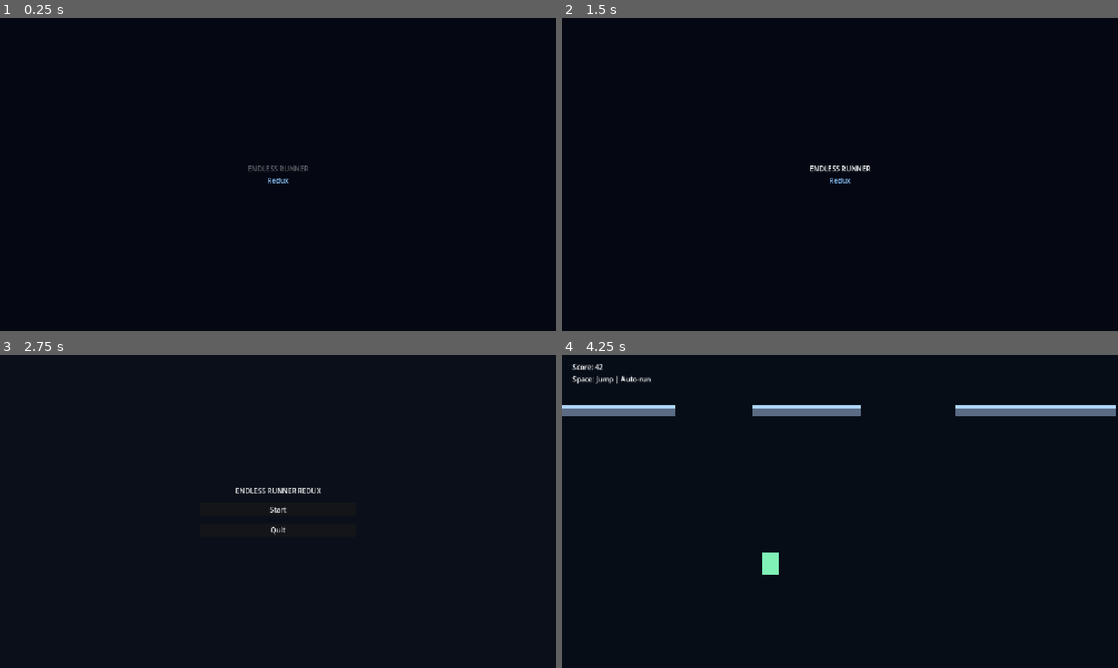
Above: before the commit, frames 1-4 (two rows, left to right).
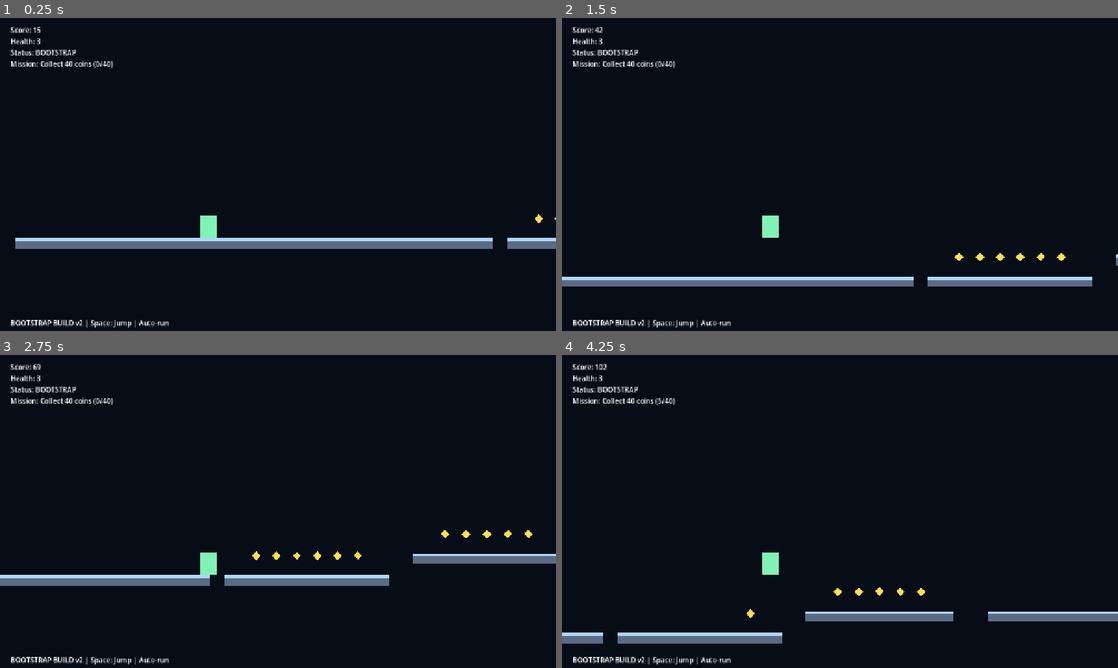
Above: after the commit, the same moments.

Repository: DKE-DEV-33/Endless-Runner-Redux
Game: Godot game, scene res://scenes/Main.tscn
Two runs of this game, one before a commit and one after it. Both use one fixed random seed, a clock stepped at 60 frames per second and the inputs below. Before the commit the project starts from res://scenes/Splash.tscn.
Inputs (mouse positions are in pixels of both pictures, inside the frame that each line leads up to):
- Up to frame 1 (0.25 s): no input
- Up to frame 2 (1.5 s): tap Space (jump) at 0.77 s
- Up to frame 3 (2.75 s): tap Space (jump) at 1.52 s
- Up to frame 4 (4.25 s): click (840, 508) at 2.75 s, where only the run before the commit has a clickable "Start"; tap Space (jump) at 3.77 s

The runs differ from the first frame. In frame 1, 4.7% of the frame differs, in the area x 1-100%, y 2-99%; in frame 2, 4.4%; in frame 3, 4.8%; in frame 4, 6.4%, in the area x 0-100%, y 2-99%.

Commit message:
Tune opening flow and add full gameplay HUD

Diff:
--- a/project.godot
+++ b/project.godot
@@ -15,7 +15,7 @@
 [application]
 
 config/name="Endless Runner Redux"
-run/main_scene="res://scenes/Splash.tscn"
+run/main_scene="res://scenes/Main.tscn"
 config/features=PackedStringArray("4.6")
 
 [display]
--- a/scenes/Main.tscn
+++ b/scenes/Main.tscn
@@ -36,9 +36,30 @@
 offset_bottom = 48.0
 text = "Score: 0"
 
+[node name="HealthLabel" type="Label" parent="CanvasLayer"]
+offset_left = 24.0
+offset_top = 42.0
+offset_right = 320.0
+offset_bottom = 70.0
+text = "Health: 3"
+
+[node name="StatusLabel" type="Label" parent="CanvasLayer"]
+offset_left = 24.0
+offset_top = 68.0
+offset_right = 720.0
+offset_bottom = 96.0
+text = "Status: BOOTSTRAP"
+
+[node name="MissionLabel" type="Label" parent="CanvasLayer"]
+offset_left = 24.0
+offset_top = 94.0
+offset_right = 820.0
+offset_bottom = 122.0
+text = "Mission: Collect 40 coins (0/40)"
+
 [node name="InfoLabel" type="Label" parent="CanvasLayer"]
 offset_left = 24.0
-offset_top = 44.0
+offset_top = 690.0
 offset_right = 800.0
-offset_bottom = 72.0
-text = "Space: Jump | Auto-run"
+offset_bottom = 718.0
+text = "BOOTSTRAP BUILD v2 | Space: Jump | Auto-run"
--- a/scripts/main.gd
+++ b/scripts/main.gd
@@ -1,23 +1,35 @@
 extends Node2D
 
-const FLOOR_Y := 448.0
-const PLATFORM_THICKNESS := 24.0
-const PLAYER_AHEAD_SPAWN := 1700.0
-const DESPAWN_BEHIND := 500.0
-
-const MIN_SEGMENT := 220.0
-const MAX_SEGMENT := 520.0
-const GAP_MIN := 120.0
-const GAP_MAX := 260.0
-
-const LANE_Y: Array[float] = [448.0, 360.0, 290.0, 230.0]
+const PLATFORM_THICKNESS: float = 24.0
+const PLAYER_AHEAD_SPAWN: float = 1650.0
+const DESPAWN_BEHIND: float = 500.0
+
+const MIN_SEGMENT: float = 230.0
+const MAX_SEGMENT: float = 440.0
+
+const START_PLATFORM_X: float = -260.0
+const START_PLATFORM_LENGTH: float = 1100.0
+const START_LANE: int = 0
+const BOOTSTRAP_RELEASE_OFFSET: float = 420.0
+
+const LANE_Y: Array[float] = [448.0, 398.0, 352.0, 308.0]
 
 @onready var player: CharacterBody2D = $Player
 @onready var score_label: Label = $CanvasLayer/ScoreLabel
-
-var rng := RandomNumberGenerator.new()
-var next_spawn_x := -200.0
-var score := 0
+@onready var health_label: Label = $CanvasLayer/HealthLabel
+@onready var status_label: Label = $CanvasLayer/StatusLabel
+@onready var mission_label: Label = $CanvasLayer/MissionLabel
+@onready var info_label: Label = $CanvasLayer/InfoLabel
+
+var rng: RandomNumberGenerator = RandomNumberGenerator.new()
+var next_spawn_x: float = -120.0
+var bootstrap_release_x: float = 0.0
+
+var score: int = 0
+var health: int = 3
+var mission_target: int = 40
+var mission_progress: int = 0
+var last_lane: int = START_LANE
 
 var platforms: Array[Node2D] = []
 var coins: Array[Area2D] = []
@@ -25,8 +37,14 @@
 
 func _ready() -> void:
 	rng.randomize()
-	for i in 8:
-		_spawn_segment(true)
+	player.global_position = Vector2(120.0, 408.0)
+	player.velocity = Vector2.ZERO
+	_build_static_opening()
+	score_label.text = "Score: 0"
+	health_label.text = "Health: %d" % health
+	status_label.text = "Status: BOOTSTRAP"
+	mission_label.text = "Mission: Collect %d coins (0/%d)" % [mission_target, mission_target]
+	info_label.text = "BOOTSTRAP BUILD v2 | Space: Jump | Auto-run"
 
 func _process(_delta: float) -> void:
 	if not is_instance_valid(player):
@@ -35,40 +53,68 @@
 	score = int(player.global_position.x / 12.0)
 	score_label.text = "Score: %d" % score
 
-	while next_spawn_x < player.global_position.x + PLAYER_AHEAD_SPAWN:
-		_spawn_segment(false)
+	if _bootstrap_active():
+		status_label.text = "Status: BOOTSTRAP"
+	else:
+		status_label.text = "Status: LIVE RUN"
+		while next_spawn_x < player.global_position.x + PLAYER_AHEAD_SPAWN:
+			_spawn_segment()
+
+	mission_label.text = "Mission: Collect %d coins (%d/%d)" % [mission_target, mission_progress, mission_target]
 
 	_cleanup_old()
 
 	if player.global_position.y > 900.0:
 		get_tree().change_scene_to_file("res://scenes/Menu.tscn")
 
-func _spawn_segment(is_intro: bool) -> void:
-	var segment_len: float = rng.randf_range(MIN_SEGMENT, MAX_SEGMENT)
-	var lane: int = 0 if is_intro else _pick_lane()
+func _build_static_opening() -> void:
+	var x: float = START_PLATFORM_X
+	x = _spawn_fixed_platform(x, START_LANE, START_PLATFORM_LENGTH, 32.0, false)
+	x = _spawn_fixed_platform(x, 0, 380.0, 54.0, true)
+	x = _spawn_fixed_platform(x, 1, 340.0, 80.0, true)
+	x = _spawn_fixed_platform(x, 1, 320.0, 88.0, false)
+	x = _spawn_fixed_platform(x, 2, 300.0, 84.0, true)
+	x = _spawn_fixed_platform(x, 1, 330.0, 96.0, true)
+	next_spawn_x = x
+	bootstrap_release_x = x - BOOTSTRAP_RELEASE_OFFSET
+	last_lane = 1
+
+func _spawn_fixed_platform(start_x: float, lane: int, width: float, gap_after: float, add_coins: bool) -> float:
 	var y: float = LANE_Y[lane]
-
-	var platform := _create_platform(next_spawn_x, y, segment_len)
+	var platform: StaticBody2D = _create_platform(start_x, y, width)
 	platforms.append(platform)
 	add_child(platform)
-
-	if not is_intro:
-		_place_coins(next_spawn_x, y, segment_len, lane)
-		_place_hazards(next_spawn_x, y, segment_len, lane)
-
-	next_spawn_x += segment_len + rng.randf_range(GAP_MIN, GAP_MAX)
+	if add_coins:
+		_place_coins(start_x, y, width, lane)
+	return start_x + width + gap_after
+
+func _spawn_segment() -> void:
+	var segment_len: float = rng.randf_range(MIN_SEGMENT, MAX_SEGMENT)
+	var lane: int = _pick_reachable_lane(last_lane)
+	var y: float = LANE_Y[lane]
+
+	var platform: StaticBody2D = _create_platform(next_spawn_x, y, segment_len)
+	platforms.append(platform)
+	add_child(platform)
+
+	_place_coins(next_spawn_x, y, segment_len, lane)
+	_place_hazards(next_spawn_x, y, segment_len, lane)
+
+	var gap: float = _safe_gap_for_transition(last_lane, lane)
+	next_spawn_x += segment_len + gap
+	last_lane = lane
 
 func _create_platform(x: float, y: float, width: float) -> StaticBody2D:
-	var body := StaticBody2D.new()
+	var body: StaticBody2D = StaticBody2D.new()
 	body.position = Vector2(x + width * 0.5, y)
 
-	var collision := CollisionShape2D.new()
-	var rect_shape := RectangleShape2D.new()
+	var collision: CollisionShape2D = CollisionShape2D.new()
+	var rect_shape: RectangleShape2D = RectangleShape2D.new()
 	rect_shape.size = Vector2(width, PLATFORM_THICKNESS)
 	collision.shape = rect_shape
 	body.add_child(collision)
 
-	var visual := Polygon2D.new()
+	var visual: Polygon2D = Polygon2D.new()
 	visual.polygon = PackedVector2Array([
 		Vector2(-width * 0.5, -PLATFORM_THICKNESS * 0.5),
 		Vector2(width * 0.5, -PLATFORM_THICKNESS * 0.5),
@@ -78,7 +124,7 @@
 	visual.color = Color(0.36, 0.42, 0.52)
 	body.add_child(visual)
 
-	var top_strip := Polygon2D.new()
+	var top_strip: Polygon2D = Polygon2D.new()
 	top_strip.polygon = PackedVector2Array([
 		Vector2(-width * 0.5, -PLATFORM_THICKNESS * 0.5),
 		Vector2(width * 0.5, -PLATFORM_THICKNESS * 0.5),
@@ -92,14 +138,14 @@
 
 func _place_coins(x: float, y: float, width: float, lane: int) -> void:
 	var count: int = 4 + int(width / 180.0)
-	var coin_y: float = y - 60.0
+	var coin_y: float = y - 56.0
 	if lane >= 2:
 		coin_y = y - 46.0
 
-	for i in count:
+	for i: int in count:
 		var t: float = float(i + 1) / float(count + 1)
 		var coin_x: float = lerpf(x + 26.0, x + width - 26.0, t)
-		var coin := _create_coin(Vector2(coin_x, coin_y))
+		var coin: Area2D = _create_coin(Vector2(coin_x, coin_y))
 		coins.append(coin)
 		add_child(coin)
 
@@ -107,28 +153,26 @@
 	if lane > 1:
 		return
 	var hazard_count: int = 1 if width < 340.0 else 2
-	for i in hazard_count:
-		if rng.randf() < 0.40:
+	for i: int in hazard_count:
+		if rng.randf() < 0.45:
 			continue
 		var hx: float = x + rng.randf_range(80.0, maxf(100.0, width - 80.0))
 		var hy: float = y - (PLATFORM_THICKNESS * 0.5) - 12.0
-		var hazard := _create_hazard(Vector2(hx, hy))
+		var hazard: Area2D = _create_hazard(Vector2(hx, hy))
 		hazards.append(hazard)
 		add_child(hazard)
 
 func _create_coin(pos: Vector2) -> Area2D:
-	var area := Area2D.new()
+	var area: Area2D = Area2D.new()
 	area.position = pos
-	area.collision_layer = 0
-	area.collision_mask = 0
-
-	var shape := CollisionShape2D.new()
-	var circle := CircleShape2D.new()
+
+	var shape: CollisionShape2D = CollisionShape2D.new()
+	var circle: CircleShape2D = CircleShape2D.new()
 	circle.radius = 10.0
 	shape.shape = circle
 	area.add_child(shape)
 
-	var sprite := Polygon2D.new()
+	var sprite: Polygon2D = Polygon2D.new()
 	sprite.polygon = PackedVector2Array([
 		Vector2(-10, 0), Vector2(0, -10), Vector2(10, 0), Vector2(0, 10)
 	])
@@ -139,18 +183,16 @@
 	return area
 
 func _create_hazard(pos: Vector2) -> Area2D:
-	var area := Area2D.new()
+	var area: Area2D = Area2D.new()
 	area.position = pos
-	area.collision_layer = 0
-	area.collision_mask = 0
-
-	var shape := CollisionShape2D.new()
-	var circle := CircleShape2D.new()
+
+	var shape: CollisionShape2D = CollisionShape2D.new()
+	var circle: CircleShape2D = CircleShape2D.new()
 	circle.radius = 14.0
 	shape.shape = circle
 	area.add_child(shape)
 
-	var sprite := Polygon2D.new()
+	var sprite: Polygon2D = Polygon2D.new()
 	sprite.polygon = PackedVector2Array([
 		Vector2(-12, 12), Vector2(0, -14), Vector2(12, 12)
 	])
@@ -164,38 +206,47 @@
 	if body != player:
 		return
 	score += 25
+	mission_progress += 1
 	coins.erase(coin)
 	coin.queue_free()
 
 func _on_hazard_body_entered(body: Node) -> void:
 	if body != player:
 		return
-	get_tree().change_scene_to_file("res://scenes/Menu.tscn")
+	health -= 1
+	health_label.text = "Health: %d" % health
+	if health <= 0:
+		get_tree().change_scene_to_file("res://scenes/Menu.tscn")
 
 func _cleanup_old() -> void:
-	var limit := player.global_position.x - DESPAWN_BEHIND
-
-	for p in platforms.duplicate():
+	var limit: float = player.global_position.x - DESPAWN_BEHIND
+
+	for p: Node2D in platforms.duplicate():
 		if p.global_position.x < limit - 500.0:
 			platforms.erase(p)
 			p.queue_free()
 
-	for c in coins.duplicate():
+	for c: Area2D in coins.duplicate():
 		if c.global_position.x < limit:
 			coins.erase(c)
 			c.queue_free()
 
-	for h in hazards.duplicate():
+	for h: Area2D in hazards.duplicate():
 		if h.global_position.x < limit:
 			hazards.erase(h)
 			h.queue_free()
 
-func _pick_lane() -> int:
-	var roll := rng.randi_range(0, 99)
-	if roll < 45:
-		return 0
-	if roll < 75:
-		return 1
-	if roll < 92:
-		return 2
-	return 3
+func _pick_reachable_lane(previous_lane: int) -> int:
+	var picked: int = rng.randi_range(maxi(0, previous_lane - 1), mini(LANE_Y.size() - 1, previous_lane + 1))
+	return picked
+
+func _safe_gap_for_transition(from_lane: int, to_lane: int) -> float:
+	var delta: int = to_lane - from_lane
+	if delta >= 1:
+		return rng.randf_range(78.0, 118.0)
+	if delta <= -1:
+		return rng.randf_range(94.0, 150.0)
+	return rng.randf_range(102.0, 142.0)
+
+func _bootstrap_active() -> bool:
+	return player.global_position.x < bootstrap_release_x
